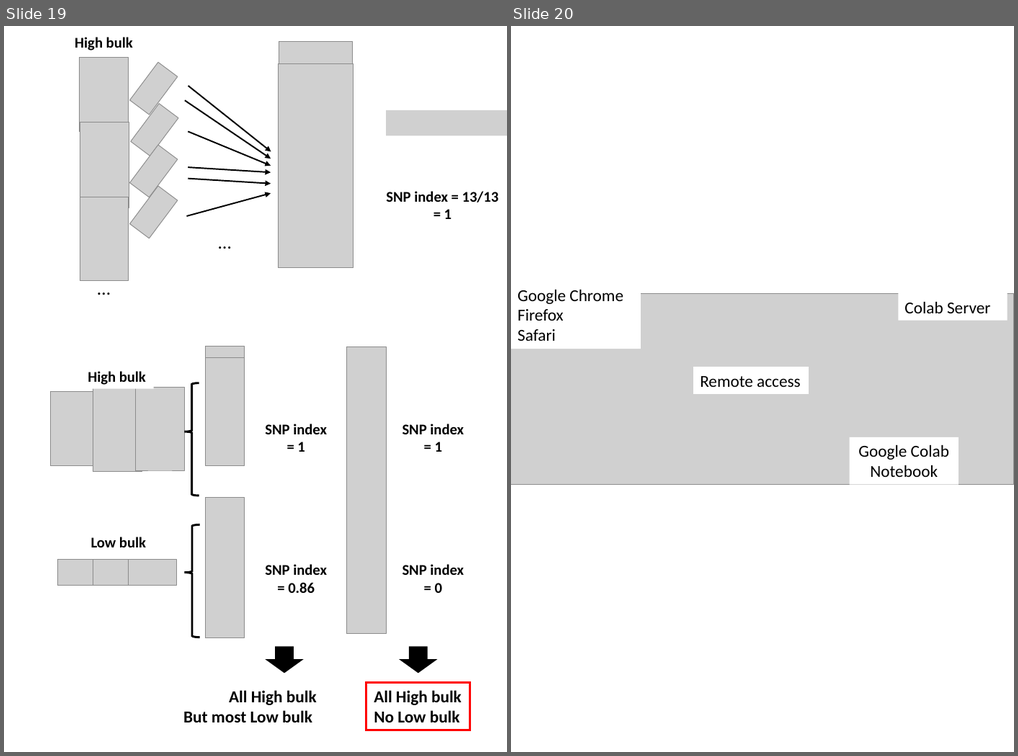
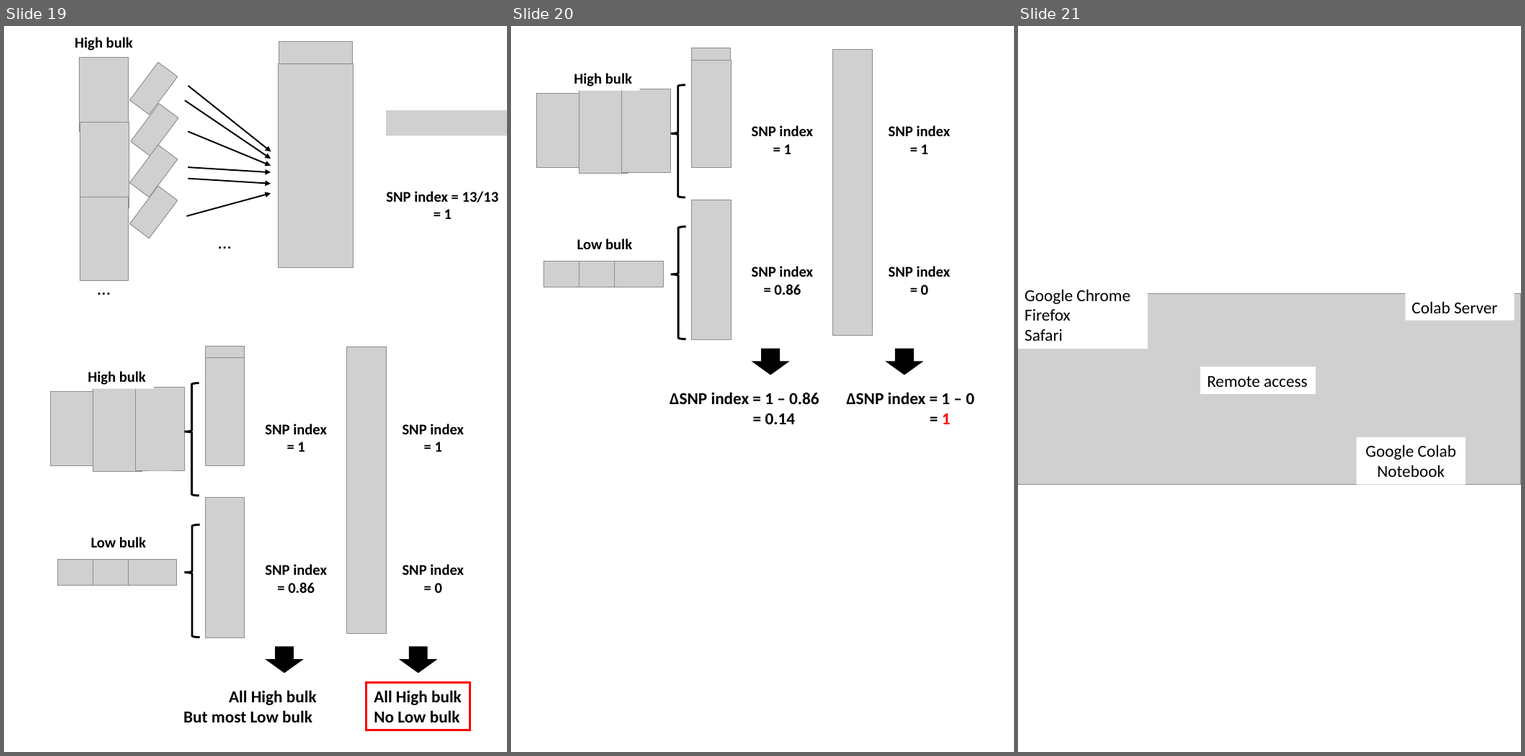
Before and after one commit to slt666666/FAO_lecture, a slide deck: FAO_2024/mutmapqtlseq.pptx. Shown side by side, each under a label of ours: slides 19 and 20 before the commit, slides 19, 20 and 21 after it. The pictures are 1018x756 and 1525x756 pixels, drawn with LibreOffice and Linux fonts; fonts in the diff are those of the drawing; grey boxes stand for pictures. Boxes give left, top, right and bottom in pixels: in the first picture for what was removed or moved away, otherwise in the second. Text is boxed around its words. In the diff, an @@ line names an element or a change of style, - is before the commit and + after.

```diff
--- a/FAO_2024/mutmapqtlseq.pptx
+++ b/FAO_2024/mutmapqtlseq.pptx
@@ slide 20 added at bbox=[511, 26, 1014, 752], background #FFFFFF @@
@@ rectangle added at bbox=[567, 66, 640, 90], fill #FFFFFF, 16 pt, text #000000, bold @@
+High bulk
@@ picture added at bbox=[691, 48, 730, 62] @@
@@ picture added at bbox=[691, 60, 731, 168] @@
@@ picture added at bbox=[832, 49, 872, 336] @@
@@ picture added at bbox=[579, 88, 628, 174] @@
@@ picture added at bbox=[622, 89, 670, 172] @@
@@ left brace added at bbox=[670, 85, 685, 197], outline #000000 2.25 pt @@
@@ picture added at bbox=[536, 94, 585, 168] @@
@@ text added at bbox=[751, 125, 813, 154], 16 pt, text #000000, bold @@
+SNP index
+= 1
@@ text added at bbox=[888, 125, 950, 154], 16 pt, text #000000, bold @@
+SNP index
+= 1
@@ picture added at bbox=[691, 200, 731, 340] @@
@@ text added at bbox=[577, 238, 632, 249], 16 pt, text #000000, bold @@
+Low bulk
@@ left brace added at bbox=[670, 226, 686, 339], outline #000000 2.25 pt @@
@@ picture added at bbox=[544, 261, 593, 287] @@
@@ picture added at bbox=[579, 261, 628, 287] @@
@@ picture added at bbox=[614, 261, 663, 287] @@
@@ text added at bbox=[751, 266, 813, 295], 16 pt, text #000000, bold @@
+SNP index
+= 0.86
@@ text added at bbox=[888, 266, 950, 295], 16 pt, text #000000, bold @@
+SNP index
+= 0
@@ down arrow added at bbox=[753, 349, 788, 374], fill #000000, outline #000000 1 pt @@
@@ down arrow added at bbox=[886, 349, 921, 374], fill #000000, outline #000000 1 pt @@
@@ text added at bbox=[669, 392, 819, 424], 18 pt, text #000000, bold @@
+ΔSNP index = 1 – 0.86
+= 0.14
@@ text added at bbox=[846, 392, 974, 424], 18 pt, text #000000, bold @@
+ΔSNP index = 1 – 0
+= 1
@@ what was slide 20 is now slide 21 @@
```
Also in this commit, not shown: 1 other file.
